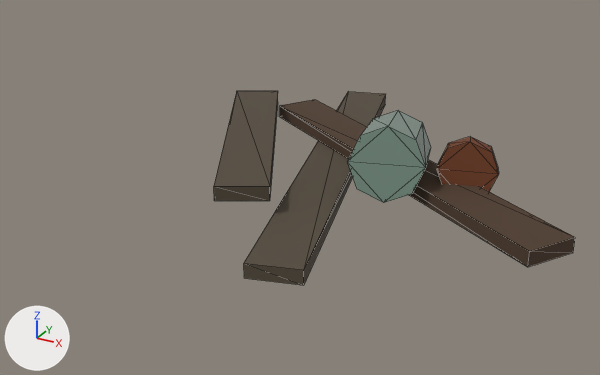
The glTF model public/models/TownJunkB.glb, before and after one commit.
Camera for both pictures: a 50 mm camera at (0.899, -1.966, 0.965) aimed at (-0.194, 0.02, -0.028). Lighting does not change. The marker at lower left points along +X, +Y and +Z. The older version comes first. Mesh edges are drawn as thin lines. Vertices at exactly the same position are counted once.

In view in the first picture: 'TownJunkB.001'.
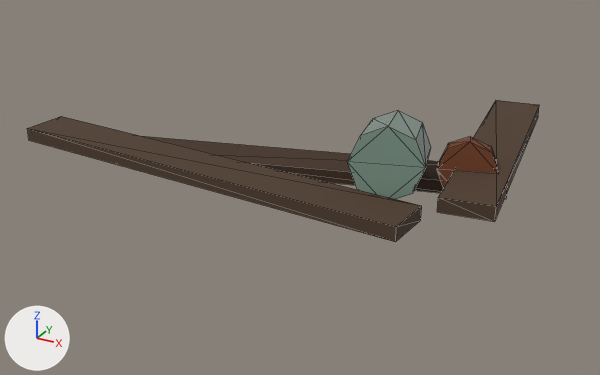
What differs and where, as boxes [x1, y1, x2, y2] in the pictures (600 x 375 px):
'TownJunkB.001', reshaped (42% wider, 27% shorter)
    before: [214, 91, 575, 285]
    after: [27, 100, 539, 242]

What changed in the scene script:
```text
Change me_townjunkb:
    used by ob_townjunkb_001; location = (0.0, 0.0, 0.0)
    remove me_townjunkb.from_pydata(...)  # 56 vertices, 92 faces; spans x -0.605..0.629, y -0.572..0.767, z 0.01..0.262
    add me_townjunkb.from_pydata(...)  # 56 vertices, 92 faces; spans x -1.031..0.442, y -0.309..0.658, z 0.01..0.262
    me_townjunkb part 1
    me_townjunkb.vertices[32].co: (-0.38, 0.729, 0.01) -> (-0.756, -0.17, 0.01)  # not seen -> pixel (109, 162)
    me_townjunkb.vertices[33].co: (-0.38, 0.729, 0.05) -> (-0.756, -0.17, 0.05)  # pixel (348, 91) -> not seen
    me_townjunkb.vertices[34].co: (-0.245, 0.767, 0.01) -> (-0.793, -0.035, 0.01)  # pixel (385, 104) -> not seen
    me_townjunkb.vertices[35].co: (-0.245, 0.767, 0.05) -> (-0.793, -0.035, 0.05)  # pixel (385, 93) -> not seen
    me_townjunkb.vertices[36].co: (-0.014, -0.572, 0.01) -> (0.387, 0.149, 0.01)  # pixel (244, 278) -> pixel (506, 199)
    me_townjunkb.vertices[37].co: (-0.014, -0.572, 0.05) -> (0.387, 0.149, 0.05)  # pixel (243, 263) -> not seen
    me_townjunkb.vertices[38].co: (0.121, -0.534, 0.01) -> (0.35, 0.284, 0.01)  # pixel (303, 285) -> not seen
    me_townjunkb.vertices[39].co: (0.121, -0.534, 0.05) -> (0.35, 0.284, 0.05)  # pixel (303, 269) -> not seen
    me_townjunkb.vertices[40].co: (-0.605, 0.32, 0.09) -> (-1.031, -0.224, 0.05)  # not seen -> pixel (28, 140)
    me_townjunkb.vertices[41].co: (-0.605, 0.32, 0.13) -> (-1.031, -0.224, 0.09)  # pixel (236, 90) -> pixel (27, 128)
    me_townjunkb.vertices[42].co: (-0.482, 0.387, 0.09) -> (-1.022, -0.084, 0.05)  # pixel (277, 101) -> not seen
    me_townjunkb.vertices[43].co: (-0.482, 0.387, 0.13) -> (-1.022, -0.084, 0.09)  # pixel (277, 90) -> pixel (61, 116)
    me_townjunkb.vertices[44].co: (-0.213, -0.394, 0.09) -> (0.247, -0.309, 0.05)  # pixel (214, 200) -> pixel (395, 241)
    me_townjunkb.vertices[45].co: (-0.213, -0.394, 0.13) -> (0.247, -0.309, 0.09)  # pixel (213, 186) -> pixel (396, 226)
    me_townjunkb.vertices[46].co: (-0.09, -0.327, 0.09) -> (0.257, -0.17, 0.05)  # pixel (269, 200) -> pixel (420, 220)
    me_townjunkb.vertices[47].co: (-0.09, -0.327, 0.13) -> (0.257, -0.17, 0.09)  # pixel (269, 186) -> pixel (421, 205)
    me_townjunkb.vertices[48].co: (-0.457, 0.354, 0.05) -> (0.198, 0.64, 0.09)  # pixel (279, 116) -> not seen
    me_townjunkb.vertices[49].co: (-0.457, 0.354, 0.09) -> (0.198, 0.64, 0.13)  # pixel (279, 105) -> pixel (495, 100)
    me_townjunkb.vertices[50].co: (-0.383, 0.473, 0.05) -> (0.337, 0.658, 0.09)  # not seen -> pixel (538, 116)
    me_townjunkb.vertices[51].co: (-0.383, 0.473, 0.09) -> (0.337, 0.658, 0.13)  # pixel (315, 99) -> pixel (539, 104)
    me_townjunkb.vertices[52].co: (0.555, -0.28, 0.05) -> (0.303, -0.187, 0.09)  # pixel (527, 267) -> pixel (437, 212)
    me_townjunkb.vertices[53].co: (0.555, -0.28, 0.09) -> (0.303, -0.187, 0.13)  # pixel (529, 251) -> pixel (438, 197)
    me_townjunkb.vertices[54].co: (0.629, -0.161, 0.05) -> (0.442, -0.169, 0.09)  # pixel (573, 252) -> pixel (494, 221)
    me_townjunkb.vertices[55].co: (0.629, -0.161, 0.09) -> (0.442, -0.169, 0.13)  # pixel (575, 237) -> pixel (496, 206)
```
